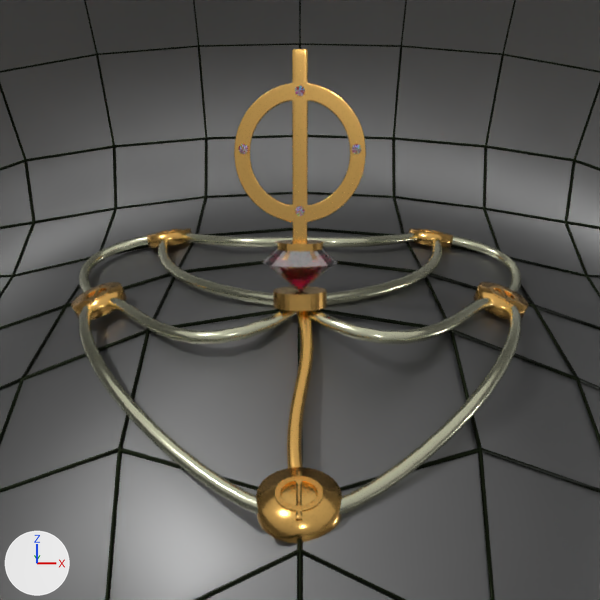
A saved change to the Blender file blend/logo-gem-network-5.blend.
Before and after are seen from the file's camera 'Camera'. Every picture has the same lights, and +X, +Y and +Z are marked at lower left.

The first picture shows 'LogoCenter', 'NetworkMeshBack.001', 'NetworkMeshCross.003', 'NetworkMeshFront.001', 'NetworkStarBack.004', 'NetworkStarCross.001', 'NetworkStarFront', 'RingBack', 'RingFront', 'RingSide', 'Surface', 'SurfaceWireframe'.
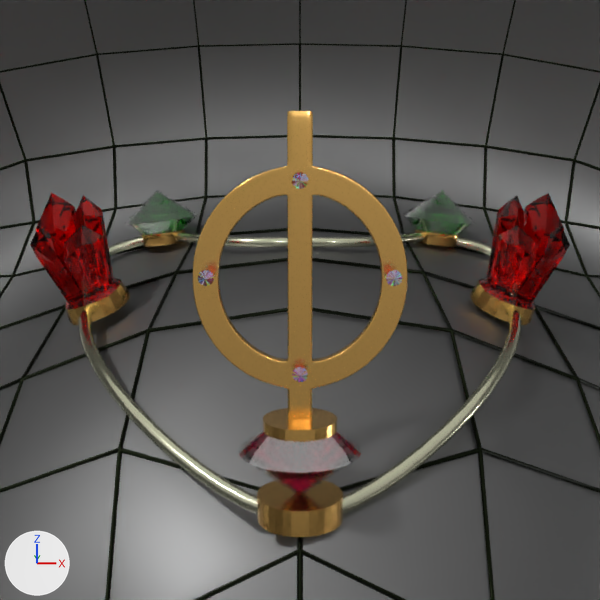
Changed parts and their boxes [x1, y1, x2, y2] in the pictures (600 x 600 px):
'LogoFront', added: after [192, 111, 408, 537]
'CrystalSide', added (red): after [30, 193, 570, 325]
'LogoCenter', deleted: before [234, 49, 366, 311]
'RingFront', deleted: before [256, 467, 342, 543]
'NetworkStarCross.001', deleted: before [108, 297, 492, 344]
'Diamond.003', added: after [124, 190, 476, 235]
'NetworkStarBack.004', deleted: before [158, 238, 442, 306]
'RingSide', deleted: before [71, 282, 529, 320]
'NetworkStarFront', deleted (orange): before [287, 311, 314, 468]
'RingBack', deleted: before [146, 228, 454, 248]
'FlubieBack', added: after [141, 229, 459, 247]
'NetworkMeshBack.001', unchanged, covered by the edit: before [78, 233, 522, 293]; after [108, 237, 492, 256]

Diff of the bpy script that builds the scene:
```diff
--- a/blend/logo-gem-network-5.blend.py
+++ b/blend/logo-gem-network-5.blend.py
@@ mat_crystalside @@
+mat_crystalside = principled_material('CrystalSide')
+mat_crystalside.base_color = (1.0, 0.0, 0.0)  # red #ff0000
+mat_crystalside.roughness = 0.0
+mat_crystalside.specular_ior_level = 0.0
+mat_crystalside.transmission_weight = 1.0
@@ mat_goldy_001 @@
+mat_goldy_001 = principled_material('Goldy.001')
+mat_goldy_001.base_color = (1.0, 0.587, 0.169)  # orange #ffc972
+mat_goldy_001.metallic = 1.0
+mat_goldy_001.roughness = 0.2
+mat_goldy_001.specular_ior_level = 0.0
@@ ob_networkstarfront @@
-ob_networkstarfront = bpy.data.objects.new('NetworkStarFront', cu_beziercurve_007)
@@ ob_networkstarback_004 @@
-ob_networkstarback_004 = bpy.data.objects.new('NetworkStarBack.004', cu_beziercurve_010)
@@ ob_networkstarcross_001 @@
-ob_networkstarcross_001 = bpy.data.objects.new('NetworkStarCross.001', cu_beziercurve_014)
@@ ob_ringside @@
-ob_ringside = bpy.data.objects.new('RingSide', me_diamond_017)
@@ ob_ringback @@
-ob_ringback = bpy.data.objects.new('RingBack', me_diamond_024)
@@ ob_ringfront @@
-ob_ringfront = bpy.data.objects.new('RingFront', me_diamond_025)
@@ ob_logocenter @@
-ob_logocenter = bpy.data.objects.new('LogoCenter', None)
@@ ob_logofront @@
+ob_logofront = bpy.data.objects.new('LogoFront', None)
+ob_logofront.location = (0.0, -3.93, -1.82)
+ob_logofront.scale = (1.27, 1.27, 1.27)
+ob_logofront.instance_type = 'COLLECTION'
+ob_logofront.instance_collection = col_logo
@@ ob_crystalside @@
+ob_crystalside = bpy.data.objects.new('CrystalSide', me_cube_002.copy())  # the mesh of ob_crystalside; modifiers MIRROR
+ob_crystalside.location = (3.59, 5.42, -1.05)
+ob_crystalside.rotation_euler = (0.263, 0.33, 0.087)  # degrees (15, 19, 5)
+ob_crystalside.scale = (0.675, 0.675, 0.337)
@@ ob_diamond_003 @@
+ob_diamond_003 = bpy.data.objects.new('Diamond.003', me_diamond_008.copy())  # the mesh of ob_diamond_003; modifiers MIRROR
+ob_diamond_003.parent = ob_flubieback
+ob_diamond_003.location = (0.0, 0.202, -2.323)
+ob_diamond_003.scale = (0.774, 0.774, 0.774)
@@ ob_flubieback @@
+ob_flubieback = bpy.data.objects.new('FlubieBack', me_diamond_005.copy())  # the mesh of ob_flubieback; modifiers MIRROR
+ob_flubieback.parent = ob_flubiebackempty
+ob_flubieback.location = (0.0, 8.147, 0.414)
+ob_flubieback.rotation_euler = (-0.0111, 3.135, 0.0261)  # degrees (-0.6, 180, 1.5)
+ob_flubieback.scale = (0.774, 0.774, 0.774)
@@ ob_flubiebackempty @@
+ob_flubiebackempty = bpy.data.objects.new('FlubieBackEmpty', None)
+ob_flubiebackempty.location = (2.854, 8.556, -0.436)
+ob_flubiebackempty.rotation_euler = (-0.00118, 0.118, -0.02)  # degrees (-0.1, 6.8, -1.1)
```
